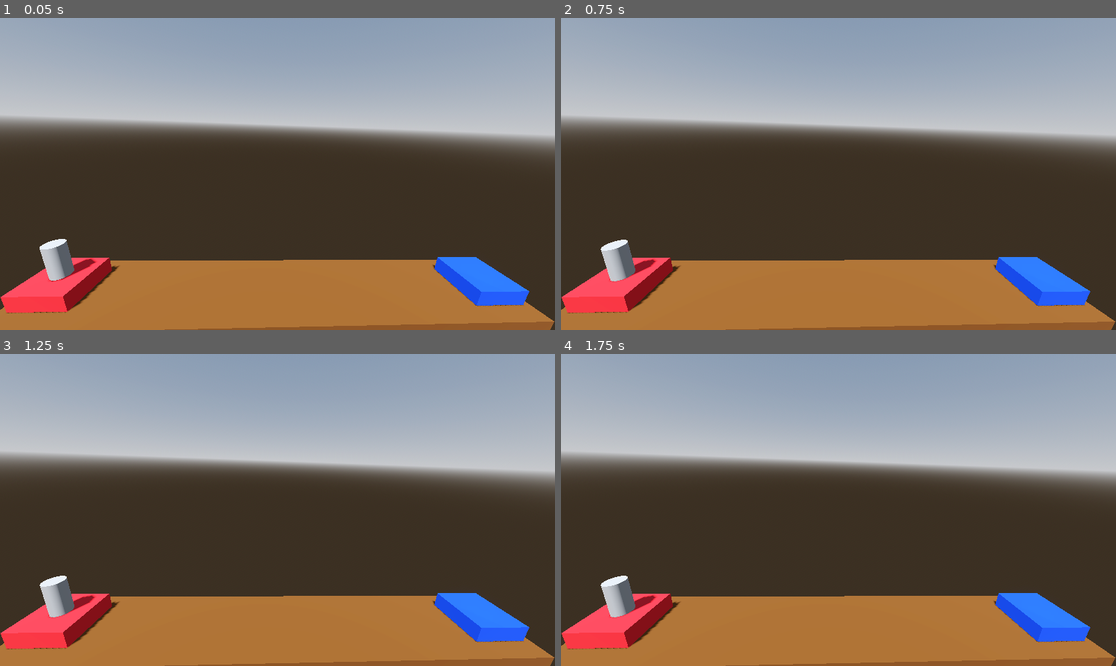
Above: before the commit, frames 1-4 (two rows, left to right).
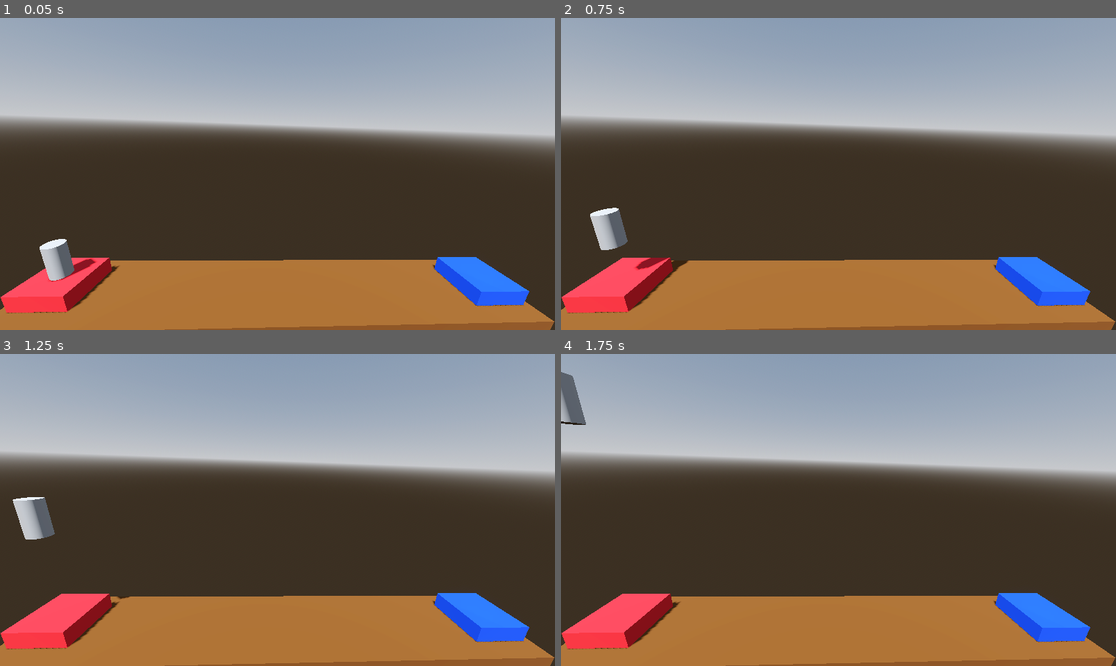
Above: after the commit, the same moments.

Repository: thisguymartin/ProjectBoost
Game: Godot game, scene res://Level.tscn
The game is run twice, just before and just after one commit, with the same random seed, the same clock (stepped at 60 frames per second) and the same inputs. This scene is started directly instead of the project's main scene.
Inputs (mouse positions are in pixels of both pictures, inside the frame that each line leads up to):
- Up to frame 1 (0.05 s): no input
- Up to frame 2 (0.75 s): tap Enter (ui_accept) at 0.5 s; move the mouse to (960, 158) at 0.52 s; hold Enter (ui_accept) from 0.53 s (still down)
- Up to frame 3 (1.25 s): keep holding Enter (ui_accept)
- Up to frame 4 (1.75 s): move the mouse to (727, 525) at 1.27 s; release Enter (ui_accept) at 1.28 s; tap Enter (ui_accept) at 1.35, 1.52 s

Frame 1 is identical in both runs. In frame 2, 1.3% of the frame differs, in the area x 5-24%, y 60-85%; in frame 3, 1.5%, in the area x 2-24%, y 45-85%; in frame 4, 1.2%.

Commit message:
chore: add script

Diff:
--- a/Level.tscn
+++ b/Level.tscn
@@ -47,6 +47,8 @@
 
 [node name="Player" parent="Launch" instance=ExtResource("1_w4myg")]
 transform = Transform3D(1, 0, 0, 0, 1, 0, 0, 0, 1, 0, 1.55907, 0)
+linear_damp = 1.0
+angular_damp = 3.0
 
 [node name="Landing" type="CSGBox3D" parent="."]
 transform = Transform3D(1, 0, 0, 0, 1, 0, 0, 0, 1, -13.0439, 0.513594, 0.0137308)
--- a/Player.gd
+++ b/Player.gd
@@ -10,6 +10,6 @@
 
 # Called every frame. 'delta' is the elapsed time since the previous frame.
 func _process(delta: float) -> void:
-	if Input.is_action_just_pressed("ui_accept"):
-		apply_central_force(Vector3.UP * delta * 1000)
-	pass
+
+	if Input.is_action_pressed("ui_accept"):
+		apply_central_force(Vector3.UP * delta * 1000.0)
--- a/player.tscn
+++ b/player.tscn
@@ -1,4 +1,6 @@
-[gd_scene load_steps=3 format=3 uid="uid://bkwkl4n2s3fd7"]
+[gd_scene load_steps=4 format=3 uid="uid://bkwkl4n2s3fd7"]
+
+[ext_resource type="Script" path="res://Player.gd" id="1_4hp3x"]
 
 [sub_resource type="CylinderMesh" id="CylinderMesh_lc7ax"]
 
@@ -8,7 +10,9 @@
 axis_lock_linear_z = true
 axis_lock_angular_x = true
 axis_lock_angular_y = true
+mass = 0.08
 linear_damp = 3.0
+script = ExtResource("1_4hp3x")
 
 [node name="MeshInstance3D" type="MeshInstance3D" parent="."]
 mesh = SubResource("CylinderMesh_lc7ax")
